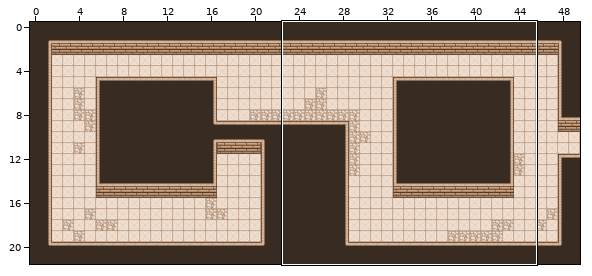
Tiled map: assets/sand-map-1.tmx. Above, an overview of the earlier version with the close-up marked.
Close-up. Earlier state:
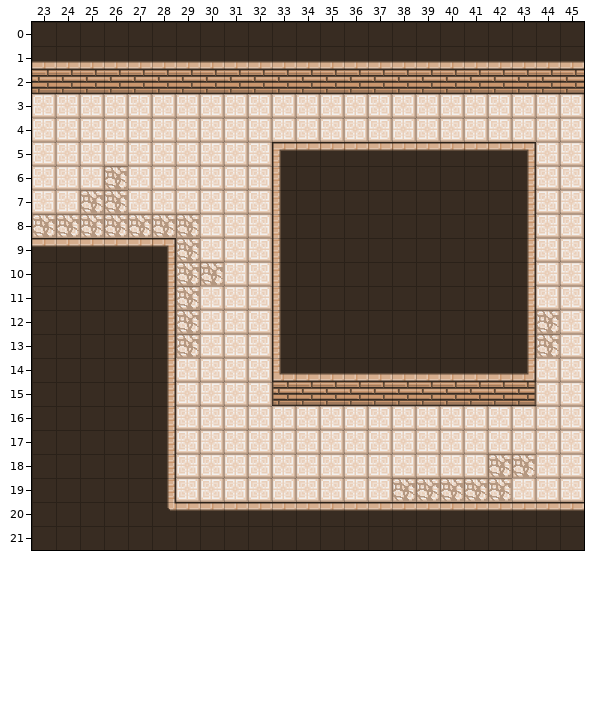
Cells are 32x32 px. Shown: x 23..45, y 0..21.
After:
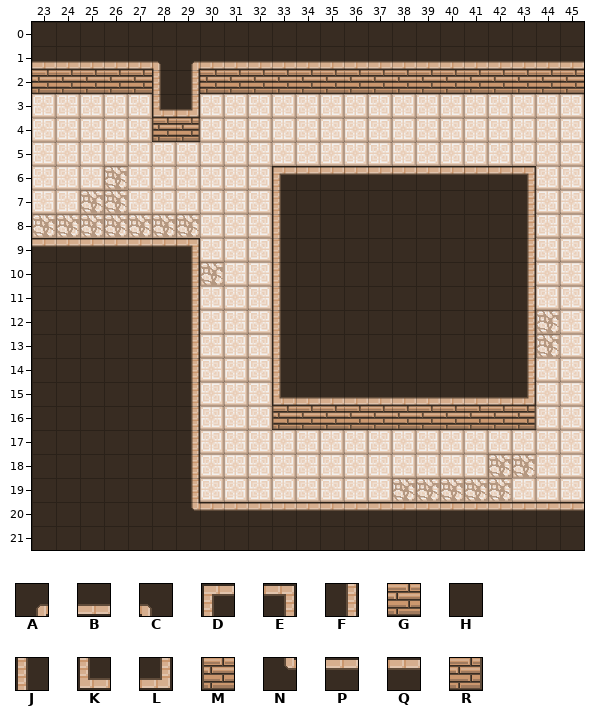
Key: from "sandstone-tiles": A 0, B 1, C 3, D 4, E 5, F 6, G 7, H 8, J 9, K 10, L 11, M 16, N 18, P 19, Q 20, R 22.
_ is an empty cell.
Changes in this commit:
Layer "collide":
The author changed tile B to tile A in row 1 at x 29.
The author changed tile G to tile B in row 15 at x 34 to 42.
The author changed tile B to tile C in row 1 at x 28.
The author changed tile J to tile D in row 6 at x 33.
The author changed tile F to tile E in row 6 at x 43.
Tile E now appears in row 9 at x 29.
The author changed tile G to tile F in row 2 at x 29.
The author changed tile L to tile F in row 14 at x 43.
Tile F now appears in rows 10 to 19 at x 29.
Tile G now appears in row 16 at x 34 to 42.
The author changed tile B to tile H in row 14 at x 34 to 42.
The author changed tile F to tile H in rows 10 to 19 at x 28.
The author changed tile N to tile H in row 20 at x 28.
The author changed tile G to tile J in row 2 at x 28.
The author changed tile K to tile J in row 14 at x 33.
The author changed tile M to tile K in row 15 at x 33.
Tile K now appears in row 3 at x 28.
The author changed tile R to tile L in row 15 at x 43.
Tile L now appears in row 3 at x 29.
Tile M now appears in row 4 at x 28; in row 16 at x 33.
The author changed tile P to tile N in row 20 at x 29.
The author changed tile E to tile P in row 9 at x 28.
The author changed tile H to tile Q in row 6 at x 34 to 42.
Tile R now appears in row 4 at x 29; in row 16 at x 43.
The author cleared tile D in row 5 at x 33.
The author cleared tile E in row 5 at x 43.
The author cleared tile Q in row 5 at x 34 to 42.
